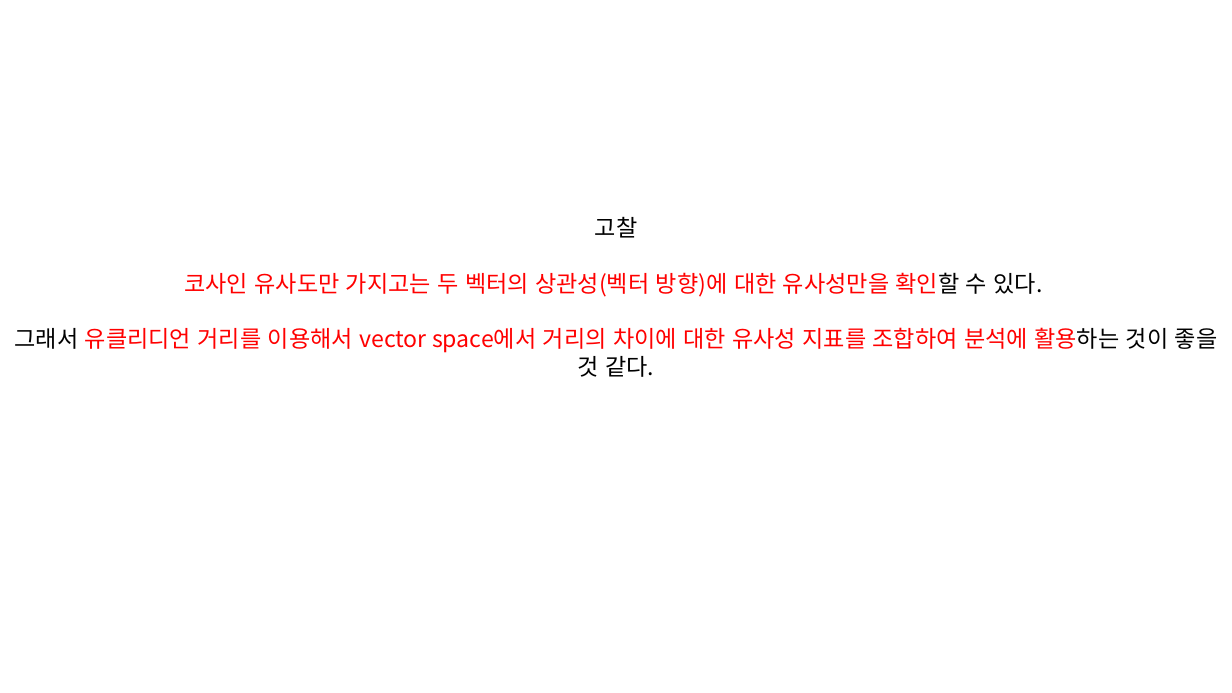
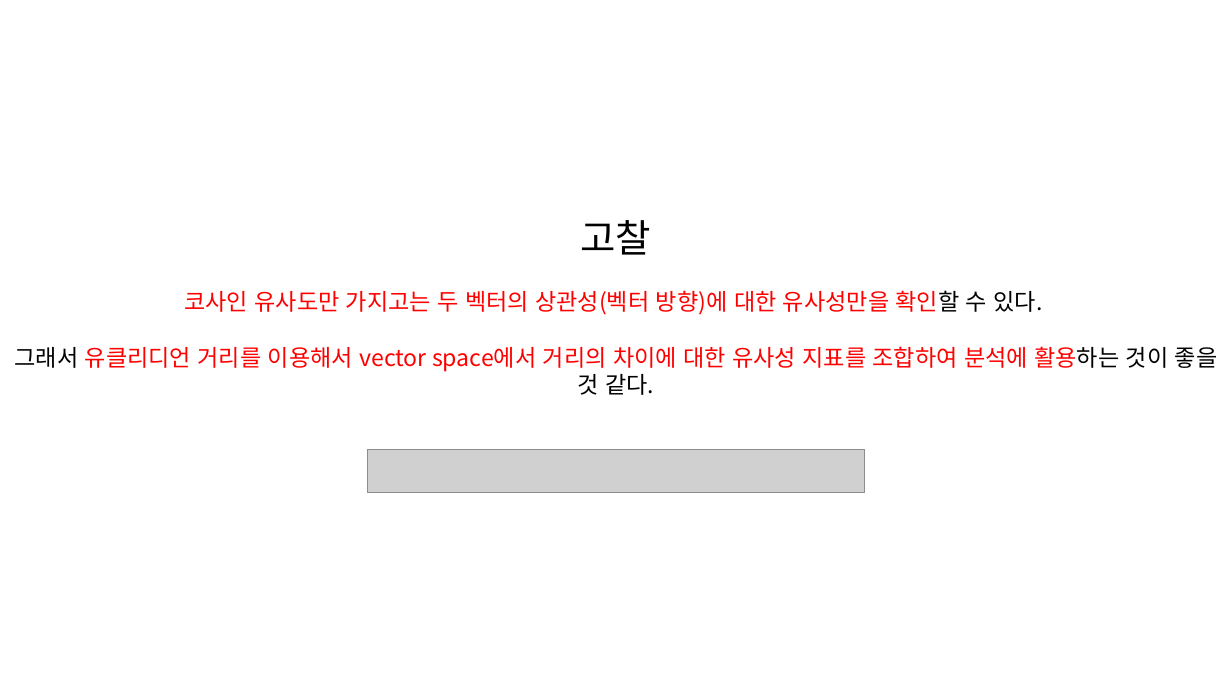
Before and after one commit to sangheonEN/neural_network_handling_code_pytorch, a slide deck: slide 4 of meeting_ppt/2023_02_15_발표.pptx. Drawn at 1232x693 pixels with LibreOffice and Linux fonts; fonts in the diff are those of the drawing; grey boxes stand for pictures. Boxes give left, top, right and bottom in pixels: in the first picture for what was removed or moved away, otherwise in the second. Text is boxed around its words. In the diff, an @@ line names an element or a change of style, - is before the commit and + after.

```diff
--- a/meeting_ppt/2023_02_15_발표.pptx
+++ b/meeting_ppt/2023_02_15_발표.pptx
@@ text at [581, 220, 652, 255]: size 18 to 30 pt in "고찰" @@
@@ picture added at [367, 449, 865, 493] @@
```
